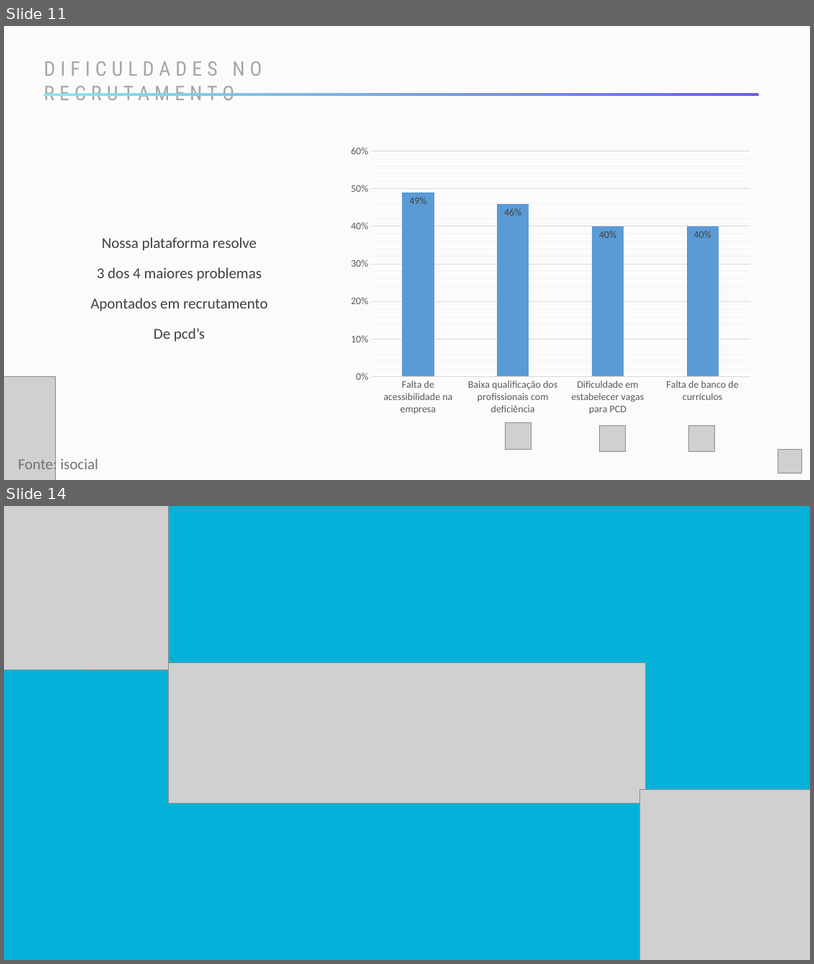
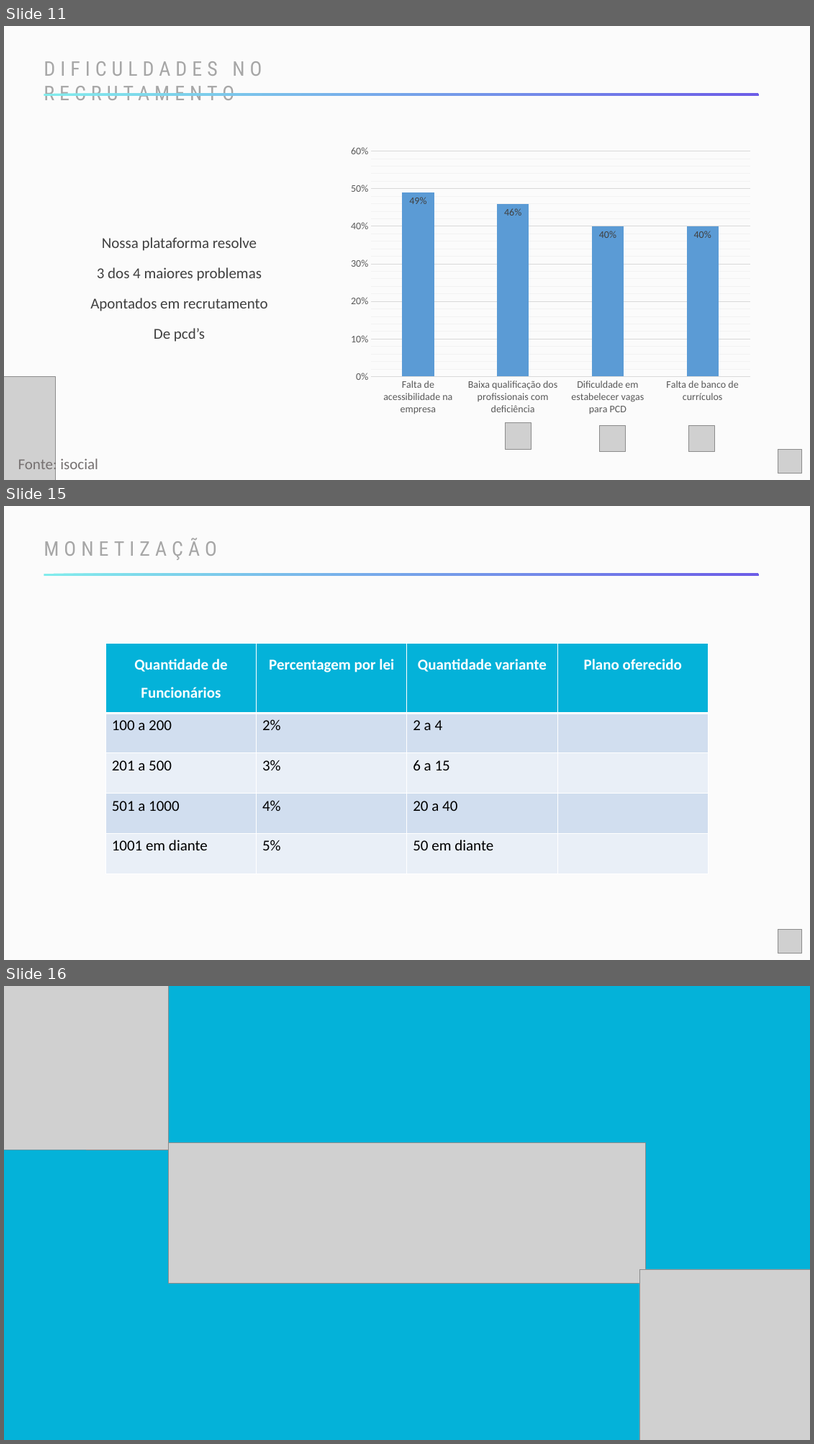
Before and after one commit to ismikeandrews/goodfit, a slide deck: pitch/pitch-next.pptx. Shown one above the other, each under a label of ours: slides 11 and 14 before the commit, slides 11, 15 and 16 after it; the slides between them are not shown. The pictures are 814x964 and 814x1444 pixels, drawn with LibreOffice and Linux fonts; fonts in the diff are those of the drawing; grey boxes stand for pictures. Boxes give left, top, right and bottom in pixels: in the first picture for what was removed or moved away, otherwise in the second. Text is boxed around its words. In the diff, an @@ line names an element or a change of style, - is before the commit and + after.

```diff
--- a/pitch/pitch-next.pptx
+++ b/pitch/pitch-next.pptx
@@ slide 15 added at (x1=4, y1=506, x2=810, y2=960), background #FBFBFB @@
@@ text added at (x1=44, y1=538, x2=217, y2=560), 24 pt, text #A6A6A6 @@
+MONETIZAÇÃO
@@ round diag rect added at (x1=44, y1=574, x2=759, y2=576), fill gradient #6C5CE7 to #81ECEC @@
@@ table added at (x1=106, y1=644, x2=708, y2=874), 5 rows, 4 columns @@
+Quantidade de Funcionários | Percentagem por lei | Quantidade variante | Plano oferecido
+100 a 200 | 2% | 2 a 4 | 
+201 a 500 | 3% | 6 a 15 | 
+501 a 1000 | 4% | 20 a 40 | 
+1001 em diante | 5% | 50 em diante | 
@@ picture added at (x1=778, y1=929, x2=802, y2=953) @@
@@ what was slide 14 is now slide 16 @@
```
Also in this commit, not shown: 5 slides changed, 3 other slides added, 2 slides removed.
